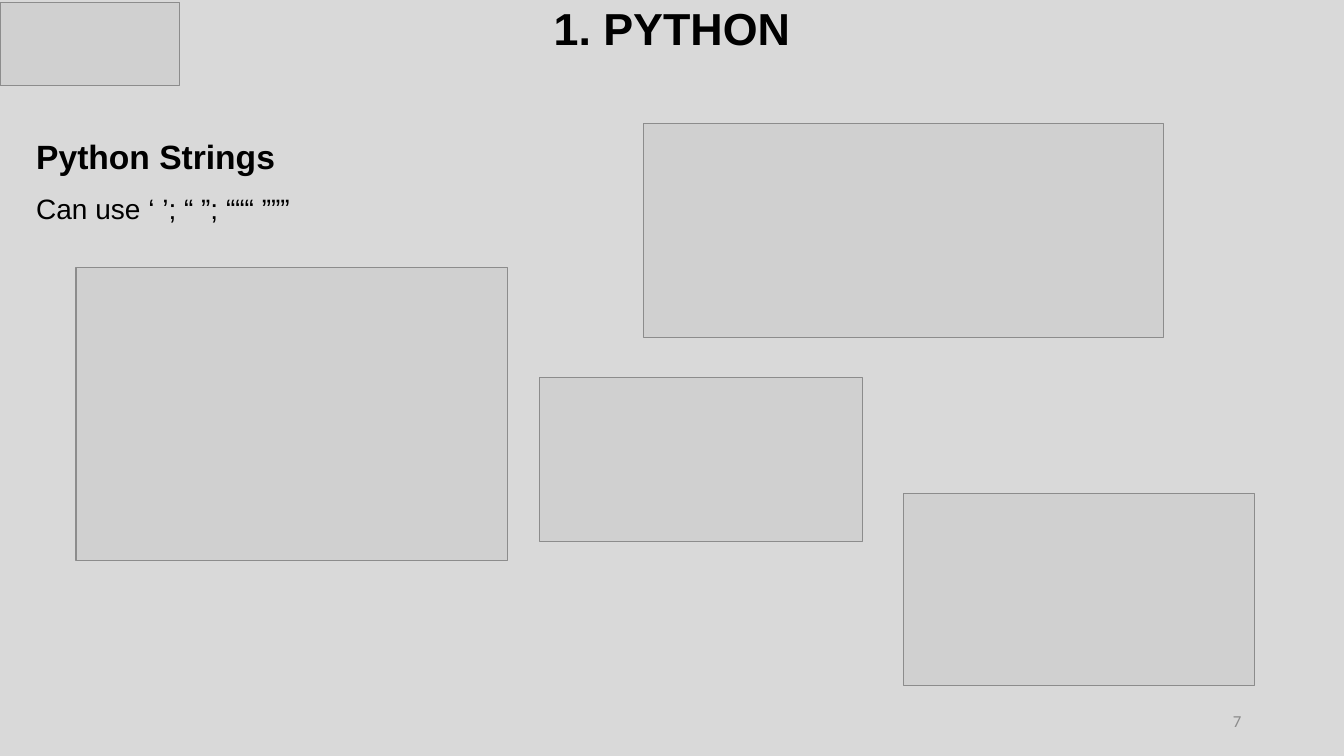
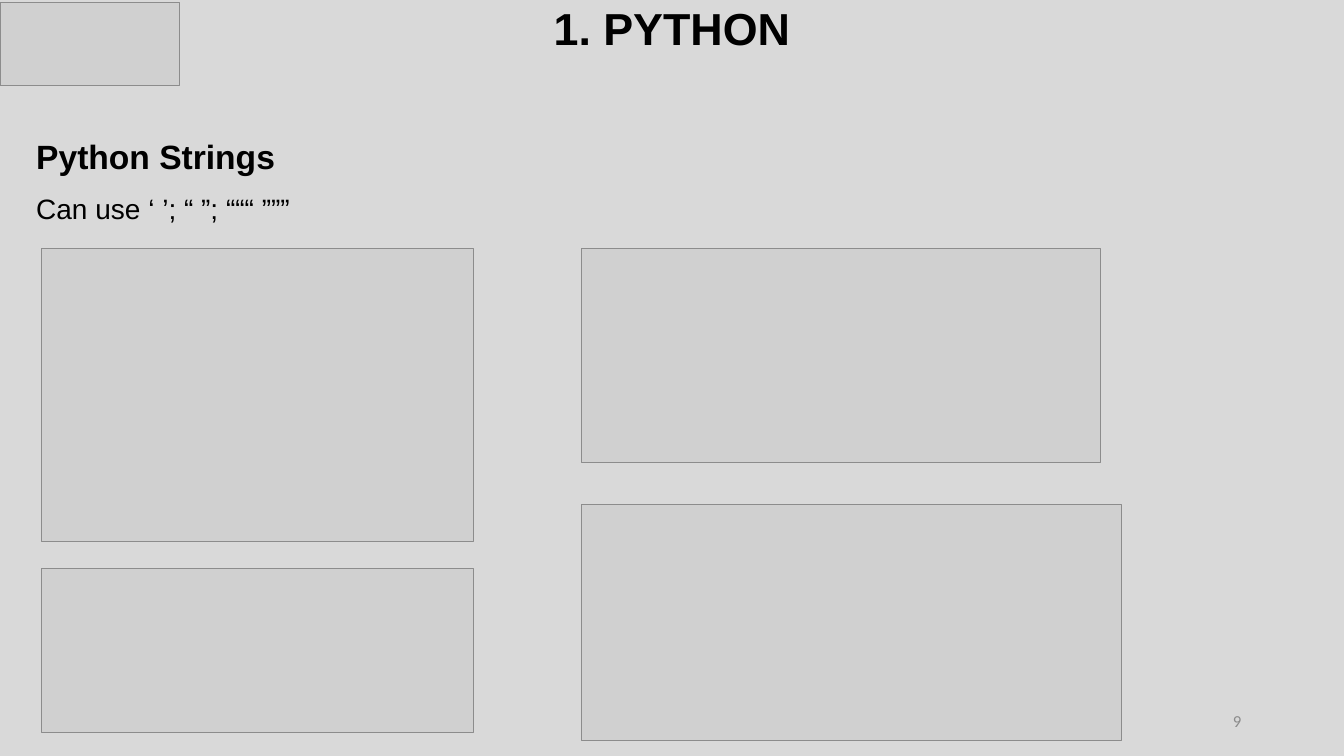
Before and after one commit to lethanhhai279/TMA, a slide deck: slide 9 of Presen_Section1.pptx (slide 7 before the commit). Drawn at 1344x756 pixels with LibreOffice and Linux fonts; fonts in the diff are those of the drawing; grey boxes stand for pictures. Boxes give left, top, right and bottom in pixels: in the first picture for what was removed or moved away, otherwise in the second. Text is boxed around its words. In the diff, an @@ line names an element or a change of style, - is before the commit and + after.

```diff
--- a/Presen_Section1.pptx
+++ b/Presen_Section1.pptx
@@ picture: place and size @@
-picture at <box>76,267,507,561</box>
+picture at <box>41,249,473,542</box>
@@ picture: place and size @@
-picture at <box>644,123,1164,338</box>
+picture at <box>582,249,1101,464</box>
@@ picture: place and size @@
-picture at <box>903,494,1254,686</box>
+picture at <box>582,505,1122,741</box>
@@ picture: place and size @@
-picture at <box>540,378,863,542</box>
+picture at <box>41,569,473,733</box>
@@ page number at <box>1233,716,1241,727</box>: text changed @@
-7
+9
```
Also in this commit, not shown: 1 other slide changed, 5 slides added.
